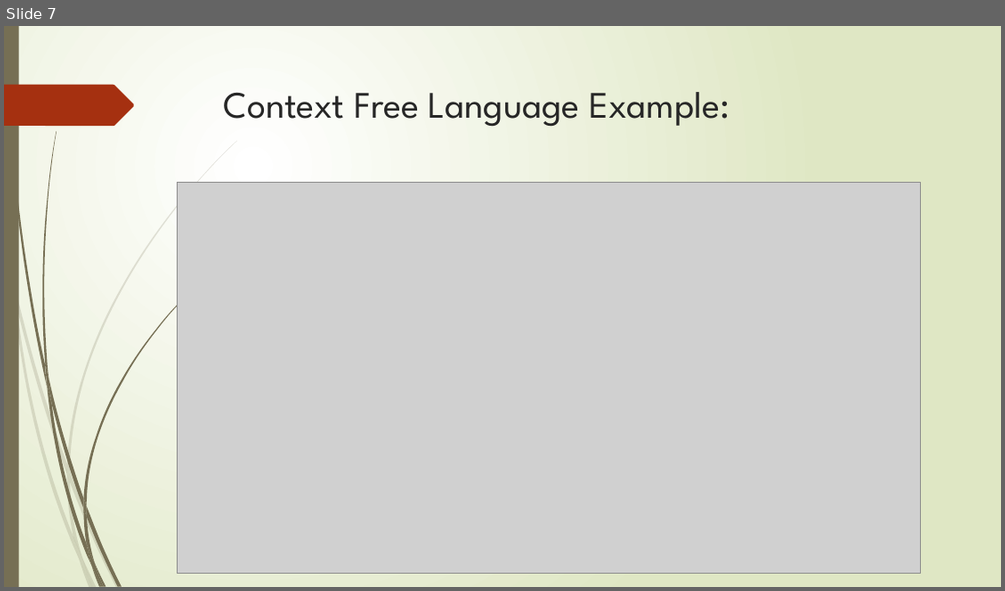
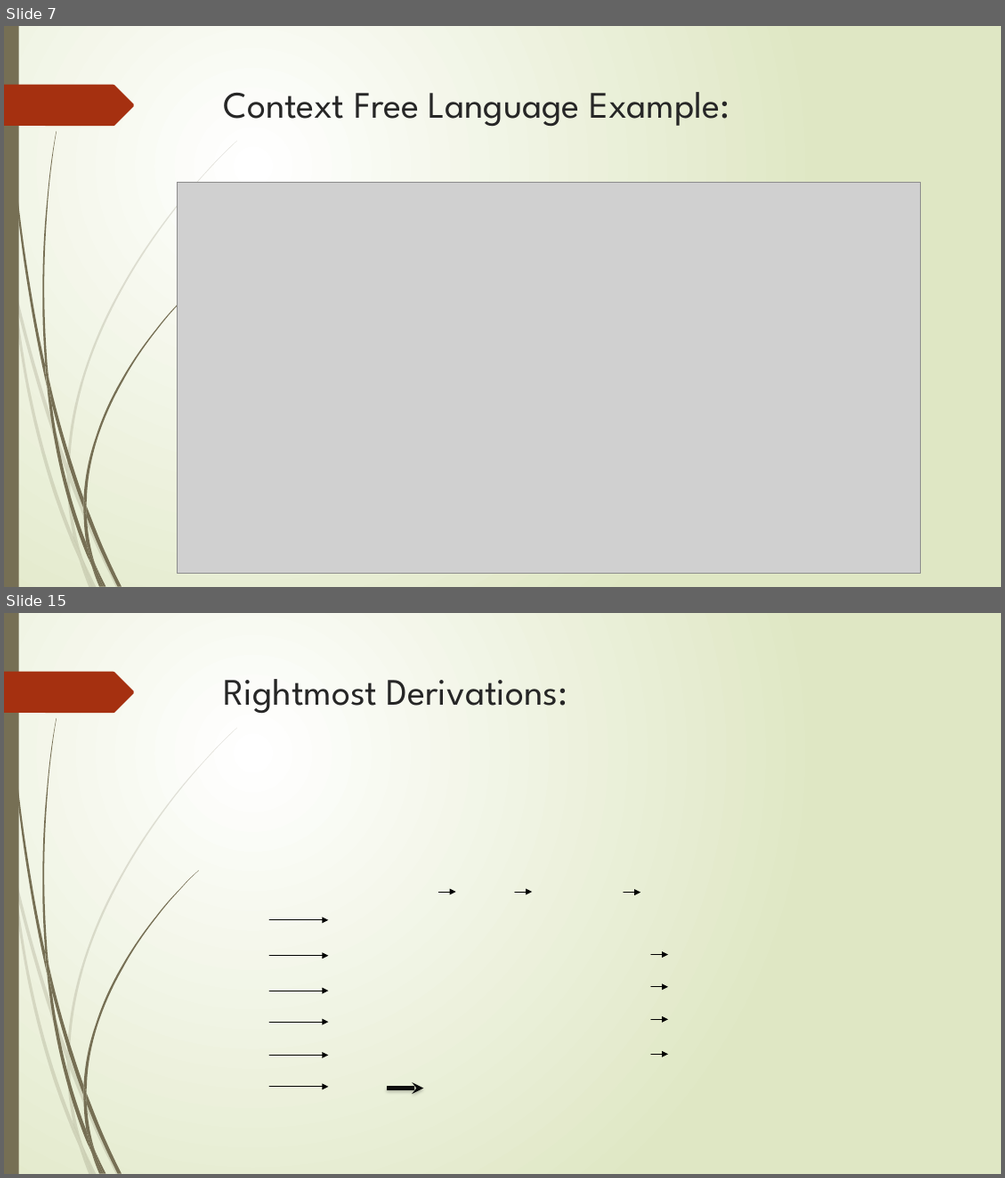
Before and after one commit to Federal-Urdu-University/Theory-of-Automata, a slide deck: Chap-3.pptx. Shown one above the other, each under a label of ours: slide 7 before the commit, slides 7 and 15 after it; the slides between them are not shown. The pictures are 1005x591 and 1005x1178 pixels, drawn with LibreOffice and Linux fonts; fonts in the diff are those of the drawing; grey boxes stand for pictures. Boxes give left, top, right and bottom in pixels: in the first picture for what was removed or moved away, otherwise in the second. Text is boxed around its words. In the diff, an @@ line names an element or a change of style, - is before the commit and + after.

```diff
--- a/Chap-3.pptx
+++ b/Chap-3.pptx
@@ slide 15 added at (x1=4, y1=613, x2=1001, y2=1174), background gradient #FFFFFF to #DFE8C4; not listed: 24 template elements that a slide beside it also shows @@
@@ title added at (x1=224, y1=679, x2=567, y2=714), 36 pt, text #262626 @@
+Rightmost Derivations:
@@ arrow added from (438, 892) to (455, 892), #000000 0.75 pt @@
@@ arrow added from (515, 892) to (532, 892), #000000 0.75 pt @@
@@ arrow added from (623, 892) to (640, 892), #000000 0.75 pt @@
@@ arrow added from (269, 920) to (329, 920), #000000 0.75 pt @@
@@ arrow added from (269, 956) to (329, 956), #000000 0.75 pt @@
@@ arrow added from (651, 955) to (668, 955), #000000 0.75 pt @@
@@ arrow added from (269, 990) to (329, 990), #000000 0.75 pt @@
@@ arrow added from (651, 987) to (668, 987), #000000 0.75 pt @@
@@ arrow added from (269, 1022) to (329, 1022), #000000 0.75 pt @@
@@ arrow added from (651, 1019) to (668, 1019), #000000 0.75 pt @@
@@ arrow added from (269, 1055) to (329, 1055), #000000 0.75 pt @@
@@ arrow added from (651, 1054) to (668, 1054), #000000 0.75 pt @@
@@ arrow added from (269, 1086) to (329, 1086), #000000 0.75 pt @@
@@ arrow added from (389, 1088) to (423, 1088), #0D0D0D 3.75 pt @@
```
Also in this commit, not shown: 3 slides changed, 8 other slides added.
